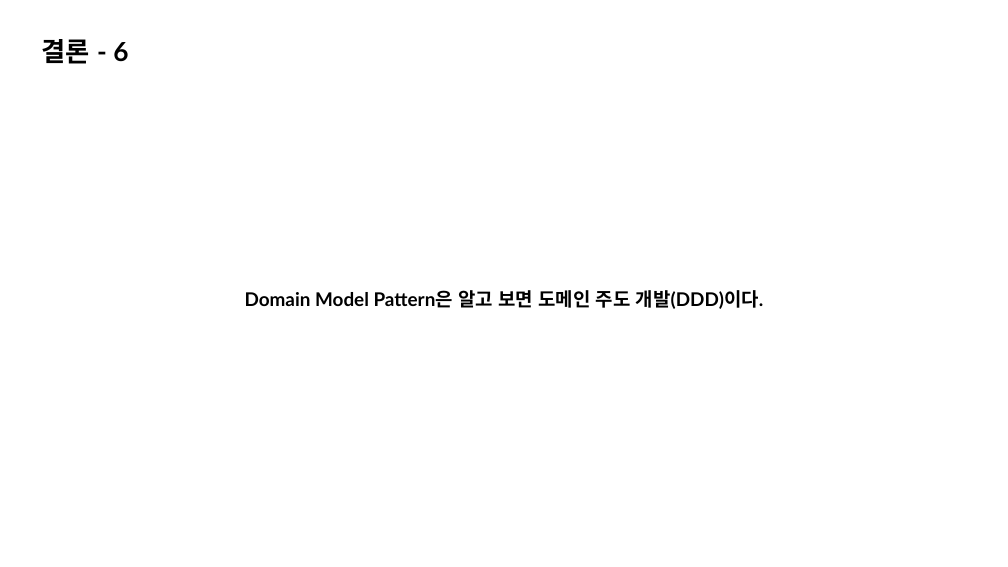
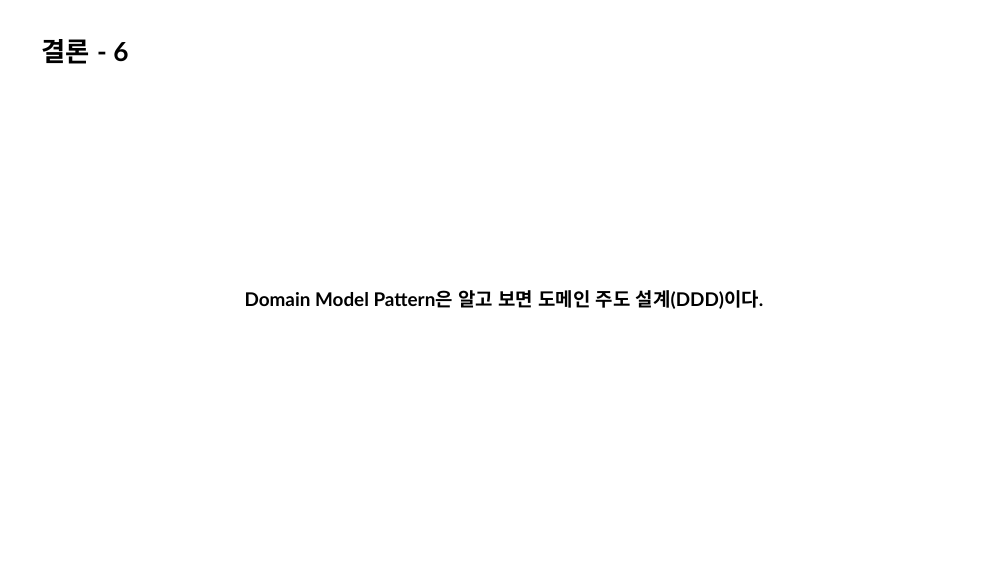
Before and after one commit to K-Diger/RealOOP, a slide deck: slide 51 of RealOOP.pptx. Drawn at 1008x567 pixels with LibreOffice and Linux fonts; fonts in the diff are those of the drawing. Boxes give left, top, right and bottom in pixels: in the first picture for what was removed or moved away, otherwise in the second. Text is boxed around its words. In the diff, an @@ line names an element or a change of style, - is before the commit and + after.

```diff
--- a/RealOOP.pptx
+++ b/RealOOP.pptx
@@ text at <box>245,290,764,309</box>: text changed @@
-Domain Model Pattern은 알고 보면 도메인 주도 개발(DDD)이다.
+Domain Model Pattern은 알고 보면 도메인 주도 설계(DDD)이다.
```
Also in this commit, not shown: 5 other slides changed.
